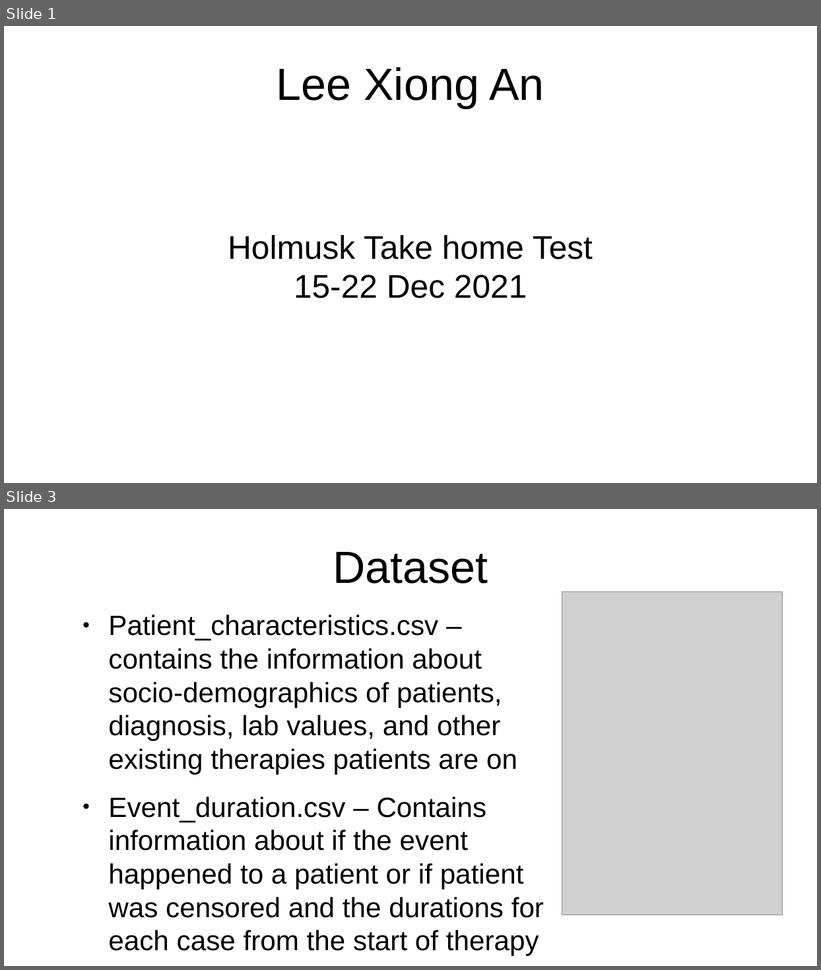
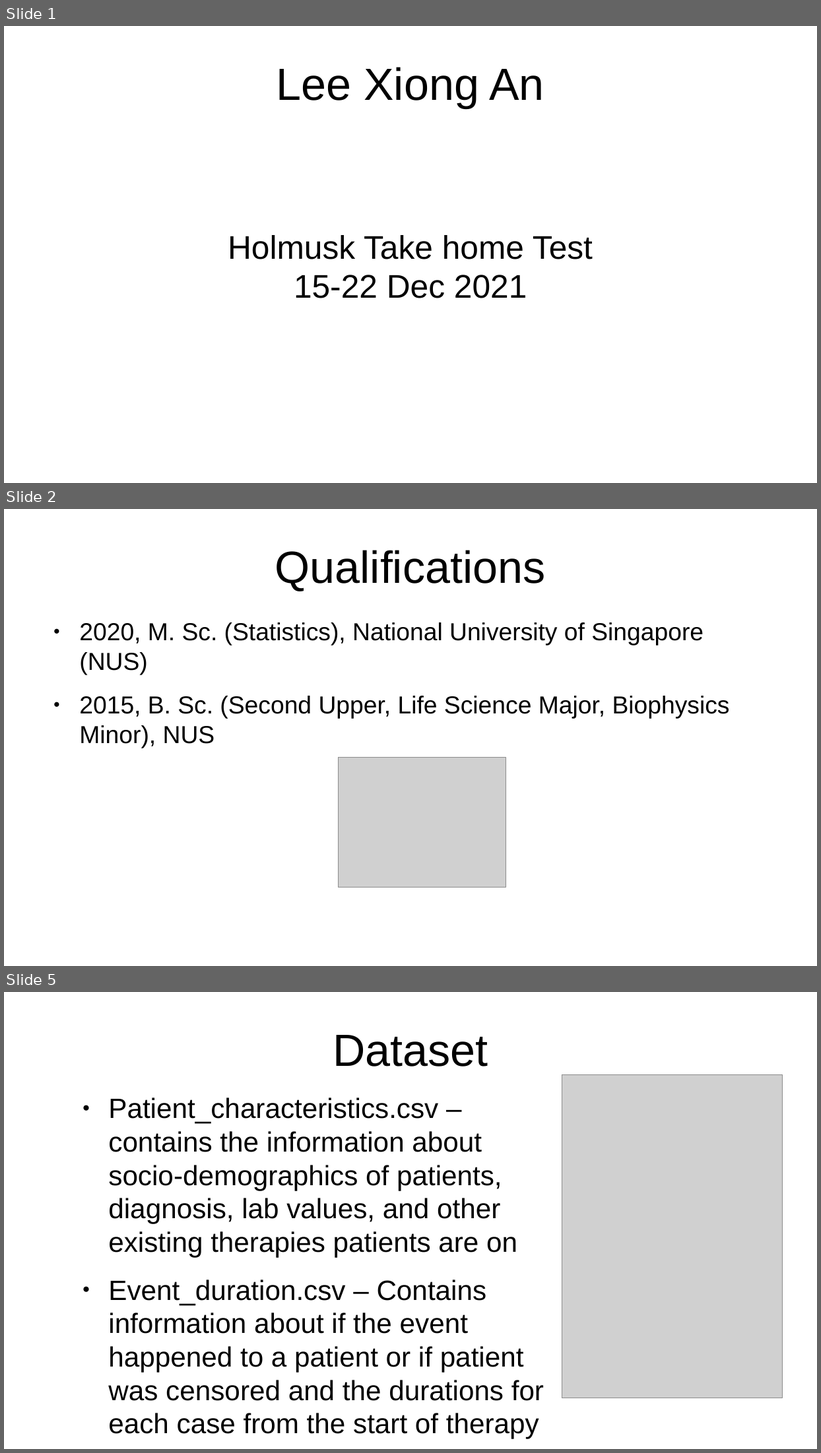
Before and after one commit to leexa90/RWD-drug-efficacy, a slide deck: ppt.odp. Shown one above the other, each under a label of ours: slides 1 and 3 before the commit, slides 1, 2 and 5 after it; the slides between them are not shown. The pictures are 821x970 and 821x1453 pixels, drawn with LibreOffice and Linux fonts; fonts in the diff are those of the drawing; grey boxes stand for pictures. Boxes give left, top, right and bottom in pixels: in the first picture for what was removed or moved away, otherwise in the second. Text is boxed around its words. In the diff, an @@ line names an element or a change of style, - is before the commit and + after.

```diff
--- a/ppt.odp
+++ b/ppt.odp
@@ slide 2 added at [4,509,817,966], background #FFFFFF @@
@@ title added at [275,550,546,591], 44 pt, text #000000 @@
+Qualifications
@@ text added at [79,623,730,749], 24 pt, text #000000 @@
+● 2020, M. Sc. (Statistics), National University of Singapore (NUS)
+● 2015, B. Sc. (Second Upper, Life Science Major, Biophysics Minor), NUS
@@ picture added at [339,758,506,888] @@
@@ what was slide 3 is now slide 5 @@
```
Also in this commit, not shown: 8 slides changed, 2 other slides added.
